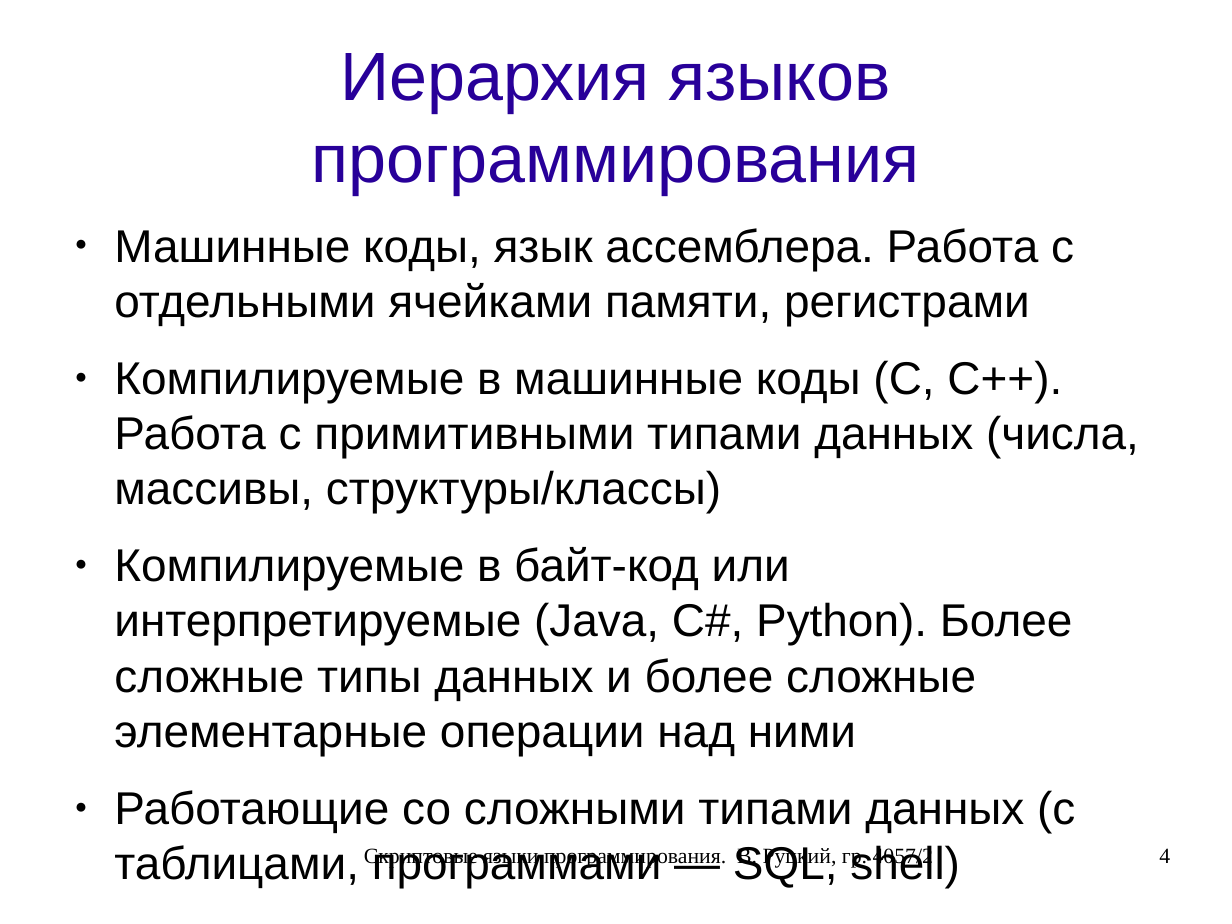
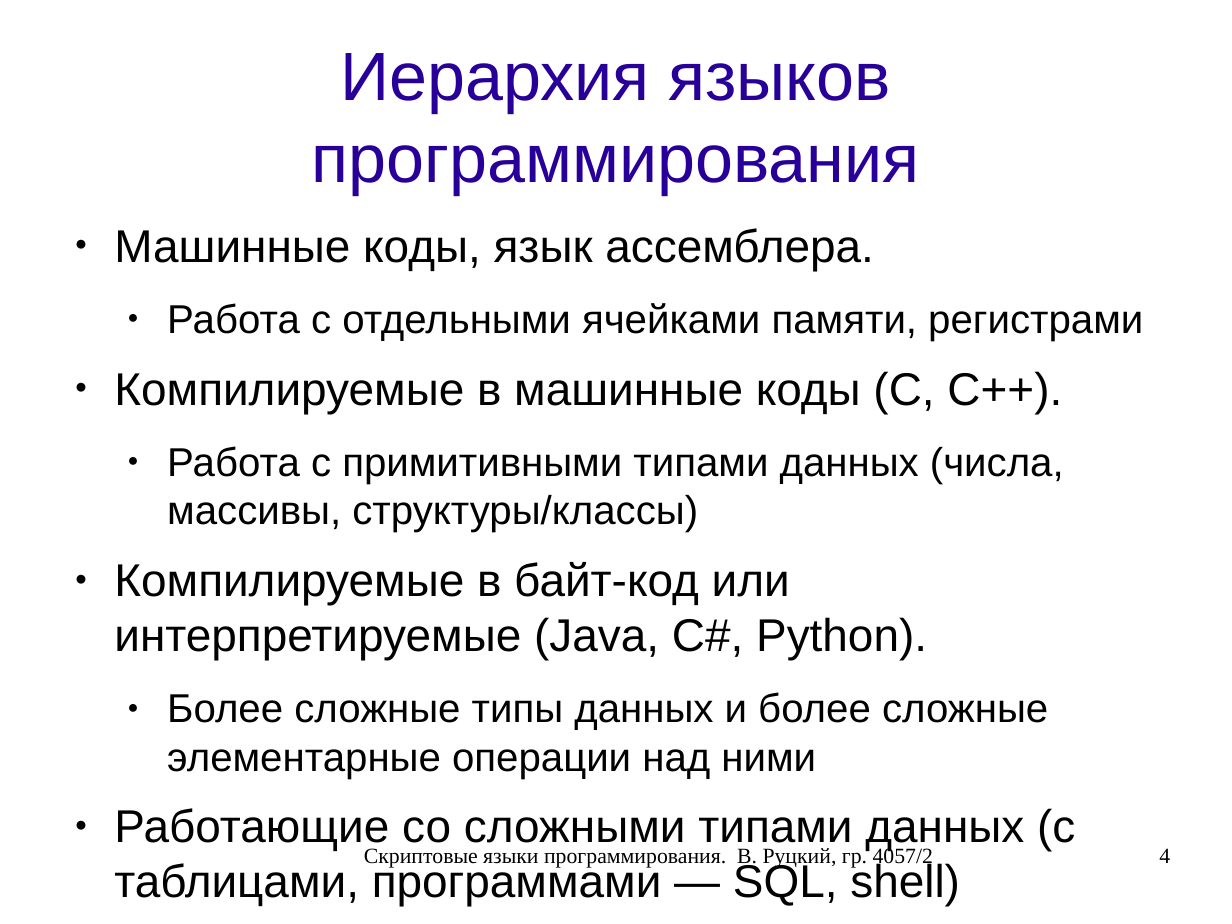
Before and after one commit to rutsky/semester07, a slide deck: slide 4 of Operation_systems/scripting_languages/40572_Rutsky_Scripting_languages.odp. Drawn at 1232x924 pixels with LibreOffice and Linux fonts; fonts in the diff are those of the drawing. Boxes give left, top, right and bottom in pixels: in the first picture for what was removed or moved away, otherwise in the second. Text is boxed around its words. In the diff, an @@ line names an element or a change of style, - is before the commit and + after.

```diff
--- a/Operation_systems/scripting_languages/40572_Rutsky_Scripting_languages.odp
+++ b/Operation_systems/scripting_languages/40572_Rutsky_Scripting_languages.odp
@@ text at (114, 228, 1064, 779): text changed; size 29.6 to 25.9 pt @@
-● Машинные коды, язык ассемблера. Работа с отдельными ячейками памяти, регистрами
-● Компилируемые в машинные коды (C, С++). Работа с примитивными типами данных (числа, массивы, структуры/классы)
-● Компилируемые в байт-код или интерпретируемые (Java, C#, Python). Более сложные типы данных и более сложные элементарные операции над ними
+● Машинные коды, язык ассемблера.
+  ● Работа с отдельными ячейками памяти, регистрами
+● Компилируемые в машинные коды (C, С++).
+  ● Работа с примитивными типами данных (числа, массивы, структуры/классы)
+● Компилируемые в байт-код или интерпретируемые (Java, C#, Python).
+  ● Более сложные типы данных и более сложные элементарные операции над ними
```
Also in this commit, not shown: 5 other slides changed.
